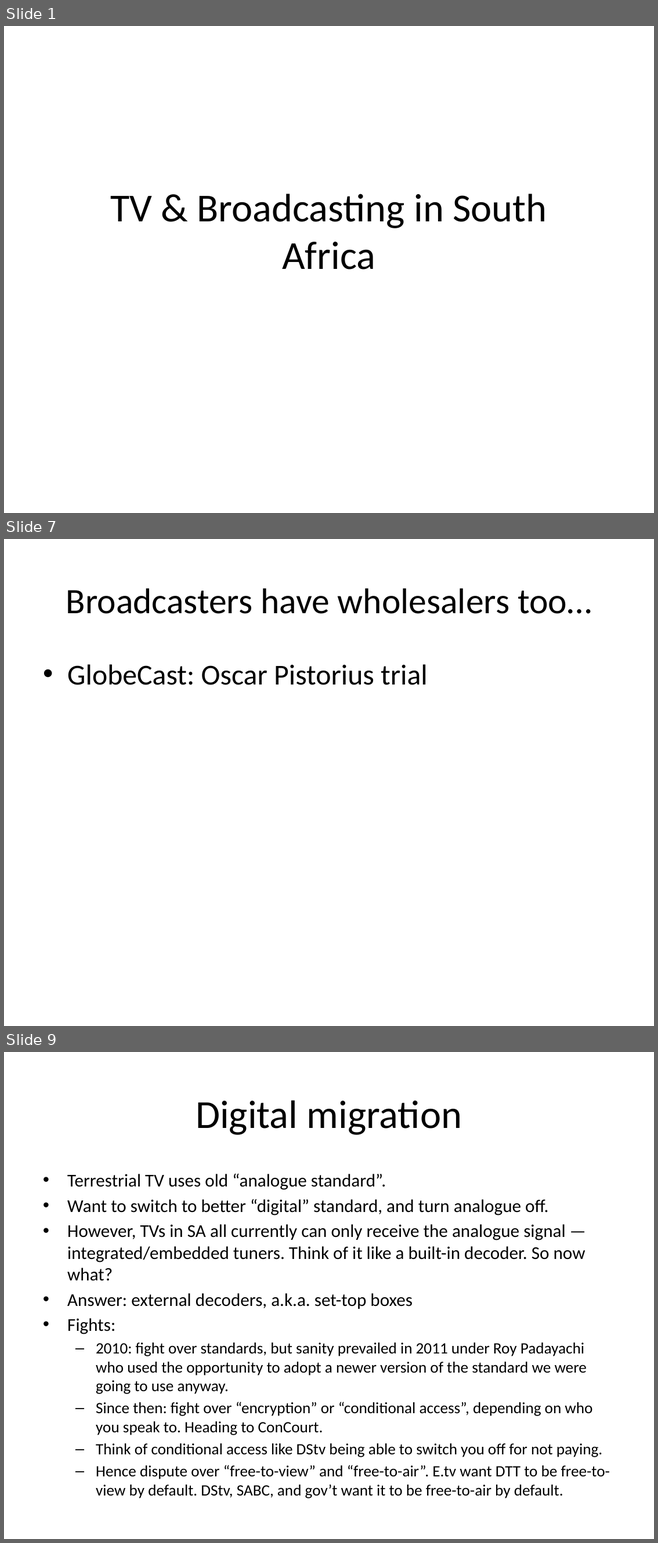
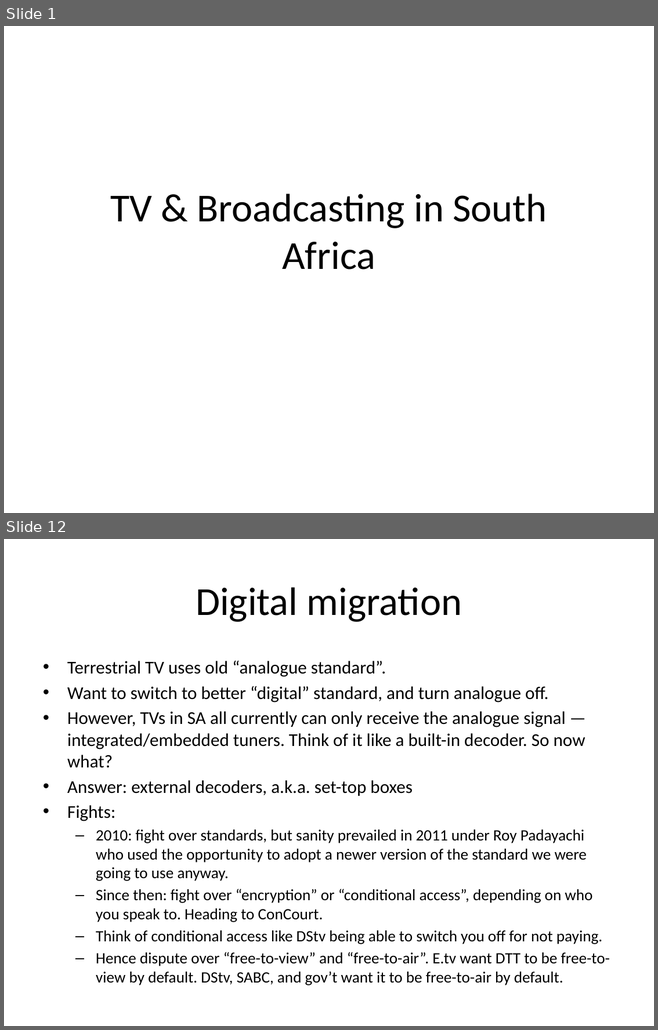
Before and after one commit to sigstart/sigstart.github.io, a slide deck: tv-broadcasting/TV broadcasting presentation outline.pptx. Shown one above the other, each under a label of ours: slides 1, 7 and 9 before the commit, slides 1 and 12 after it; the slides between them are not shown. The pictures are 658x1543 and 658x1030 pixels, drawn with LibreOffice and Linux fonts; fonts in the diff are those of the drawing. Boxes give left, top, right and bottom in pixels: in the first picture for what was removed or moved away, otherwise in the second. Text is boxed around its words. In the diff, an @@ line names an element or a change of style, - is before the commit and + after.

```diff
--- a/tv-broadcasting/TV broadcasting presentation outline.pptx
+++ b/tv-broadcasting/TV broadcasting presentation outline.pptx
@@ slide 7 removed at (4, 539, 654, 1026), background #FFFFFF @@
@@ title removed at (66, 588, 592, 614) @@
-Broadcasters have wholesalers too…
@@ text removed at (67, 664, 427, 685) @@
-• GlobeCast: Oscar Pistorius trial
@@ what was slide 9 is now slide 12 @@
```
Also in this commit, not shown: 6 slides changed, 3 slides added, 1 other file.
